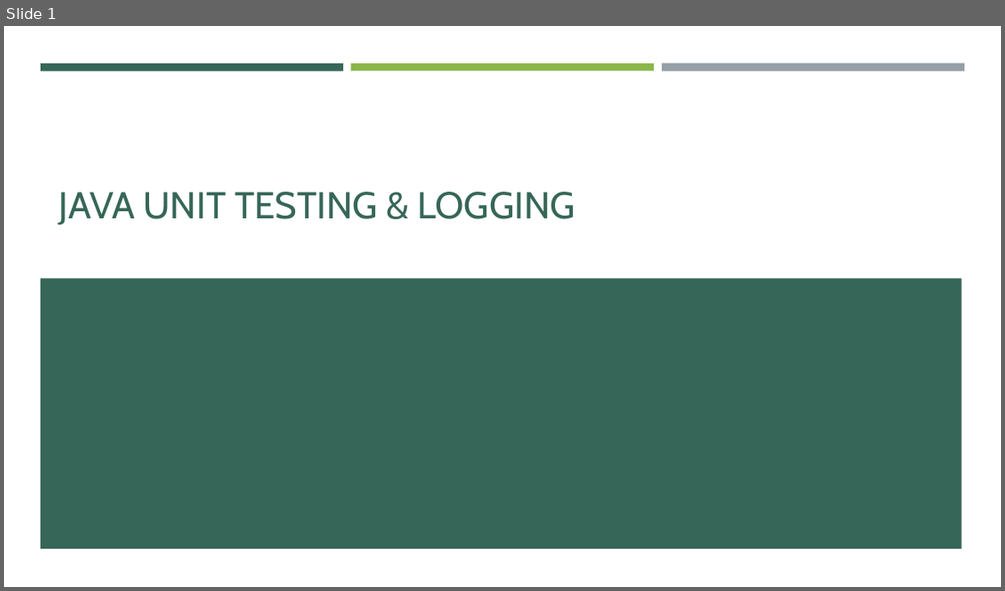
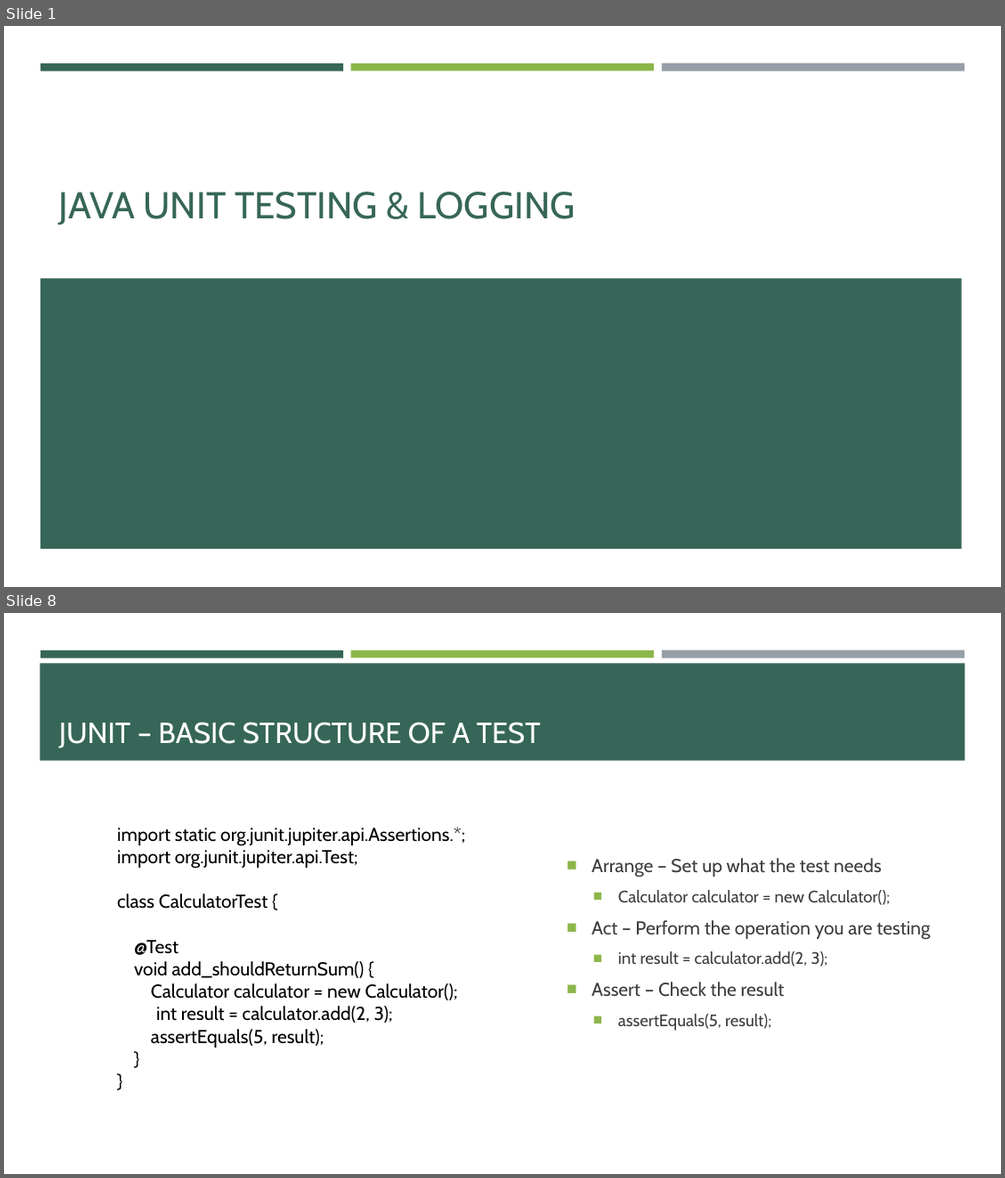
Before and after one commit to e-m-wilson/java-fs, a slide deck: Week_4/Unit_Testing_&_Logging.pptx. Shown one above the other, each under a label of ours: slide 1 before the commit, slides 1 and 8 after it; the slides between them are not shown. The pictures are 1005x591 and 1005x1178 pixels, drawn with LibreOffice and Linux fonts; fonts in the diff are those of the drawing. Boxes give left, top, right and bottom in pixels: in the first picture for what was removed or moved away, otherwise in the second. Text is boxed around its words. In the diff, an @@ line names an element or a change of style, - is before the commit and + after.

```diff
--- a/Week_4/Unit_Testing_&_Logging.pptx
+++ b/Week_4/Unit_Testing_&_Logging.pptx
@@ slide 8 added at [4, 613, 1001, 1174], background #FFFFFF; not listed: 3 template elements that a slide beside it also shows @@
@@ rectangle added at [40, 663, 965, 761], fill #366658 @@
@@ title added at [59, 722, 541, 748], 28 pt, text #FFFFFF @@
+JUNIT – BASIC STRUCTURE OF A TEST
@@ text added at [117, 827, 465, 1047], 18 pt, text #000000 @@
+import static org.junit.jupiter.api.Assertions.*;
+import org.junit.jupiter.api.Test;
+class CalculatorTest {
+@Test
+void add_shouldReturnSum() {
+Calculator calculator = new Calculator();
+  int result = calculator.add(2, 3);
+assertEquals(5, result);
+}
+}
@@ text added at [591, 858, 930, 1030], 16 pt, text #3D3D3D @@
+■ Arrange – Set up what the test needs
+  ■ Calculator calculator = new Calculator();
+■ Act – Perform the operation you are testing
+  ■ int result = calculator.add(2, 3);
+■ Assert – Check the result
+  ■ assertEquals(5, result);
```
Also in this commit, not shown: 1 slide changed, 12 other slides added, 10 other files.
